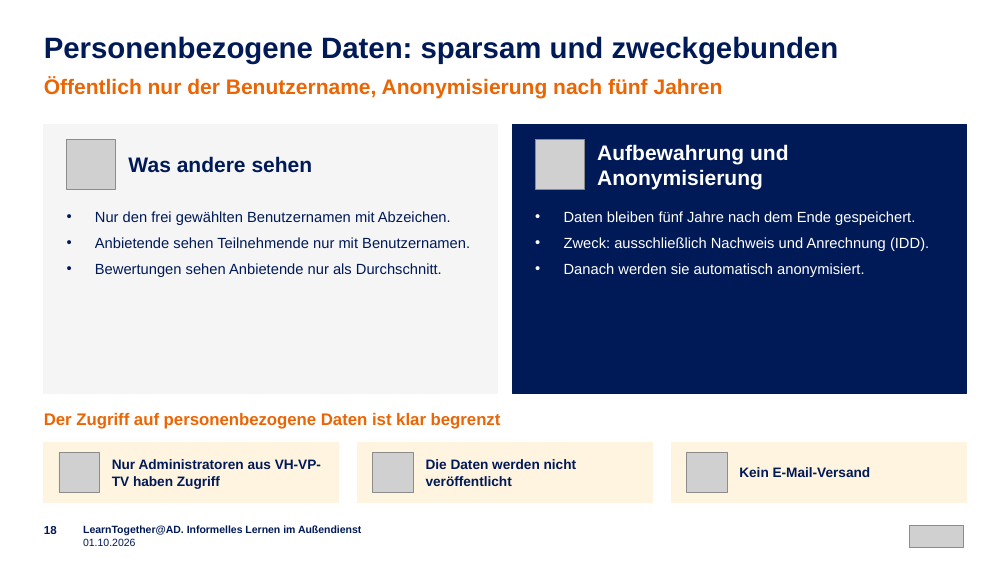
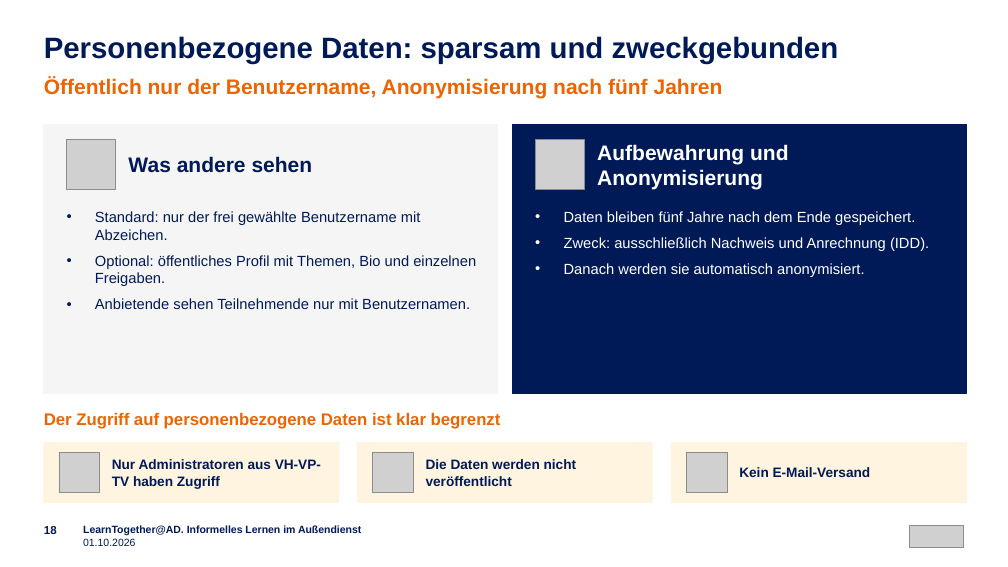
Before and after one commit to emplush/ruv_learntogether, a slide deck: slide 18 of docs/LearnTogether-AD_Praesentation.pptx. Drawn at 1008x567 pixels with LibreOffice and Linux fonts; fonts in the diff are those of the drawing; grey boxes stand for pictures. Boxes give left, top, right and bottom in pixels: in the first picture for what was removed or moved away, otherwise in the second. Text is boxed around its words. In the diff, an @@ line names an element or a change of style, - is before the commit and + after.

```diff
--- a/docs/LearnTogether-AD_Praesentation.pptx
+++ b/docs/LearnTogether-AD_Praesentation.pptx
@@ text at (95, 211, 476, 286): text changed @@
-• Nur den frei gewählten Benutzernamen mit Abzeichen.
+• Standard: nur der frei gewählte Benutzername mit Abzeichen.
+• Optional: öffentliches Profil mit Themen, Bio und einzelnen Freigaben.
@@ text at (95, 263, 442, 277): paragraph removed @@
-• Bewertungen sehen Anbietende nur als Durchschnitt.
```
Also in this commit, not shown: 34 other files.
